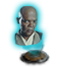
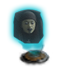
Revision of a layered 65×67 image; what changed, layer by layer:
painted on "Calque 21" over [13, 6, 44, 46]
